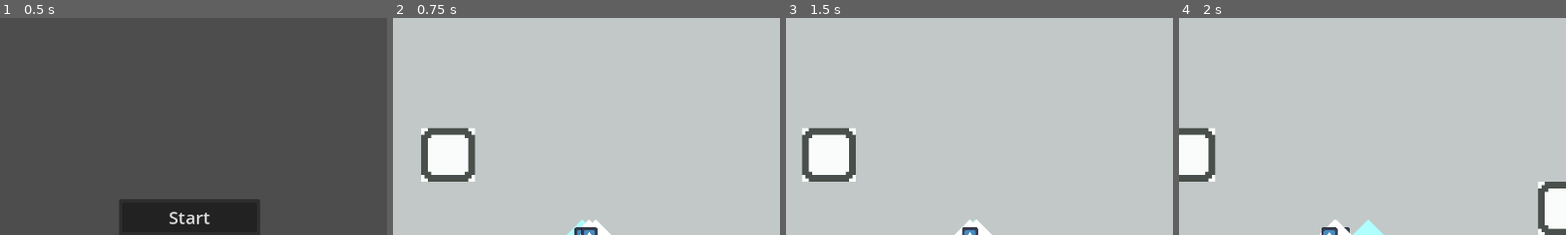
Above: before the commit, frames 1-4 (left to right).
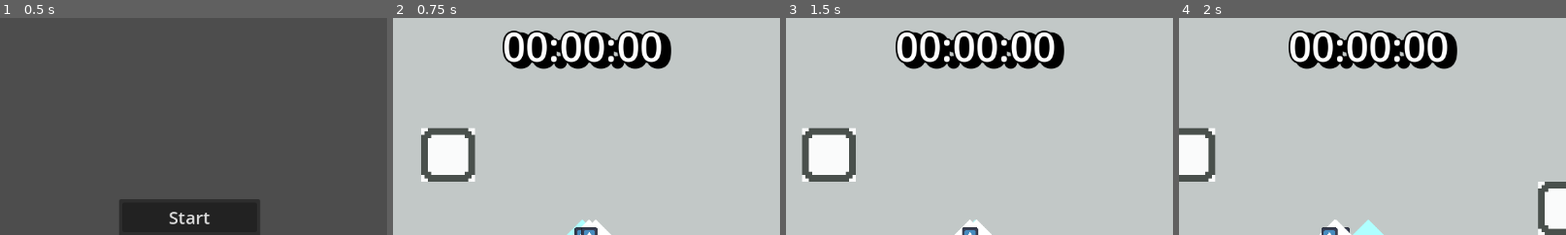
Above: after the commit, the same moments.

Repository: Hokome/GMTK-2024
Game: Godot game, scene res://ui/menu.tscn
Two runs of this game, one before a commit and one after it. Both use one fixed random seed, a clock stepped at 60 frames per second and the inputs below. The engine's default icon, where the game draws it, is replaced by a stand-in: a white triangle on a blue panel in a dark square.
Inputs:
- Up to frame 1 (0.5 s): no input
- Up to frame 2 (0.75 s): click "Start" at 0.5 s
- Up to frame 3 (1.5 s): tap Enter at 1.25 s; hold D (move_right) from 1.28 s (still down)
- Up to frame 4 (2 s): keep holding D (move_right)
The pictures show only the part of the screen within x 26-75%, y 0-50%; the shares and areas given below are measured in that part.

Frame 1 is identical in both runs. In frame 2, 6.7% of the frame differs, in the area x 28-72%, y 5-24%; in frame 3, 6.7%; in frame 4, 6.7%.

Commit message:
Game over

Diff:
--- a/scripts/game.gd
+++ b/scripts/game.gd
@@ -8,12 +8,19 @@
 		paused = val
 		Engine.time_scale = 0 if paused else 1
 
+var start_time := 0
+var started := false
+
 func start():
+	started = true
+	hud.visible = true
+
 	var level_scene := preload("res://scenes/test_level.tscn")
 	var level = level_scene.instantiate()
 	add_child(level)
 
 	spawn_player()
+	start_time = Time.get_unix_time_from_system()
 
 func spawn_player():
 	var player_scene := preload("res://scenes/player.tscn")
@@ -35,6 +42,13 @@
 	paused = true
 	menu.select_menu("game_over")
 
+func cleanup():
+	started = false
+	for c in get_children():
+		c.queue_free()
+	paused = false
+	hud.visible = false
+
 func _unhandled_input(event: InputEvent) -> void:
 	if event.is_echo(): return
 	if event.is_pressed():
--- /dev/null
+++ b/ui/game_over_menu.gd
@@ -0,0 +1,12 @@
+extends Control
+
+
+func _on_retry_pressed() -> void:
+	game.cleanup()
+	game.start.call_deferred()
+	game.menu.select_menu(null)
+
+
+func _on_back_pressed() -> void:
+	game.cleanup()
+	game.menu.select_menu("main")
--- /dev/null
+++ b/ui/game_over_menu.tscn
@@ -0,0 +1,46 @@
+[gd_scene load_steps=3 format=3 uid="uid://d1sp481g8ifss"]
+
+[ext_resource type="Theme" uid="uid://cabxqkghtkxtt" path="res://ui/main_theme.tres" id="1_w0i6h"]
+[ext_resource type="Script" path="res://ui/game_over_menu.gd" id="2_d2iru"]
+
+[node name="game_over" type="Panel"]
+anchors_preset = 15
+anchor_right = 1.0
+anchor_bottom = 1.0
+grow_horizontal = 2
+grow_vertical = 2
+theme = ExtResource("1_w0i6h")
+theme_type_variation = &"FullScreenPanel"
+script = ExtResource("2_d2iru")
+
+[node name="center_container" type="CenterContainer" parent="."]
+layout_mode = 1
+anchors_preset = 15
+anchor_right = 1.0
+anchor_bottom = 1.0
+grow_horizontal = 2
+grow_vertical = 2
+theme = ExtResource("1_w0i6h")
+
+[node name="v_box_container" type="VBoxContainer" parent="center_container"]
+layout_mode = 2
+theme = ExtResource("1_w0i6h")
+
+[node name="game_over_label" type="Label" parent="center_container/v_box_container"]
+layout_mode = 2
+theme = ExtResource("1_w0i6h")
+theme_type_variation = &"BigLabel"
+text = "Game Over"
+
+[node name="retry" type="Button" parent="center_container/v_box_container"]
+layout_mode = 2
+theme = ExtResource("1_w0i6h")
+text = "Retry"
+
+[node name="back" type="Button" parent="center_container/v_box_container"]
+layout_mode = 2
+theme = ExtResource("1_w0i6h")
+text = "Menu"
+
+[connection signal="pressed" from="center_container/v_box_container/retry" to="." method="_on_retry_pressed"]
+[connection signal="pressed" from="center_container/v_box_container/back" to="." method="_on_back_pressed"]
--- a/ui/hud.gd
+++ b/ui/hud.gd
@@ -1,2 +1,12 @@
 extends CanvasLayer
 class_name HUD
+
+@export var time_label: Label
+
+func _process(delta: float) -> void:
+	if !game.started: return
+	var elapsed_time := Time.get_ticks_usec() - game.start_time
+	elapsed_time /= 1000.0
+	elapsed_time = roundf(elapsed_time)
+
+	var time_dict := Time.get_datetime_dict_from_unix_time(elapsed_time)
--- a/ui/hud.tscn
+++ b/ui/hud.tscn
@@ -1,6 +1,21 @@
-[gd_scene load_steps=2 format=3 uid="uid://453m87ti7xku"]
+[gd_scene load_steps=3 format=3 uid="uid://453m87ti7xku"]
 
 [ext_resource type="Script" path="res://ui/hud.gd" id="1_hyujy"]
+[ext_resource type="Theme" uid="uid://cabxqkghtkxtt" path="res://ui/main_theme.tres" id="2_sldov"]
 
-[node name="hud" type="CanvasLayer"]
+[node name="hud" type="CanvasLayer" node_paths=PackedStringArray("time_label")]
+visible = false
 script = ExtResource("1_hyujy")
+time_label = NodePath("label")
+
+[node name="label" type="Label" parent="."]
+anchors_preset = 5
+anchor_left = 0.5
+anchor_right = 0.5
+offset_left = -20.0
+offset_right = 20.0
+offset_bottom = 23.0
+grow_horizontal = 2
+theme = ExtResource("2_sldov")
+theme_type_variation = &"BigLabel"
+text = "00:00:00"
--- a/ui/main_theme.tres
+++ b/ui/main_theme.tres
@@ -1,4 +1,9 @@
-[gd_resource type="Theme" load_steps=3 format=3 uid="uid://cabxqkghtkxtt"]
+[gd_resource type="Theme" load_steps=5 format=3 uid="uid://cabxqkghtkxtt"]
+
+[ext_resource type="Texture2D" uid="uid://ikyk6tb0bqk1" path="res://ui/pause_screen_bg.tres" id="1_5dgso"]
+
+[sub_resource type="StyleBoxTexture" id="StyleBoxTexture_pyv1b"]
+texture = ExtResource("1_5dgso")
 
 [sub_resource type="StyleBoxFlat" id="StyleBoxFlat_p20wd"]
 bg_color = Color(0.6, 0.18, 0.18, 1)
@@ -8,6 +13,10 @@
 
 [resource]
 default_font_size = 26
+BigLabel/base_type = &"Label"
+BigLabel/colors/font_shadow_color = Color(0, 0, 0, 1)
+BigLabel/constants/shadow_outline_size = 20
+BigLabel/font_sizes/font_size = 60
 BoxContainer/constants/separation = 10
 Label/colors/font_shadow_color = Color(0, 0, 0, 1)
 Label/constants/outline_size = 10
@@ -15,6 +24,8 @@
 Label/constants/shadow_offset_y = 5
 Label/constants/shadow_outline_size = 10
 Label/font_sizes/font_size = 50
+FullScreenPanel/base_type = &"Panel"
+FullScreenPanel/styles/panel = SubResource("StyleBoxTexture_pyv1b")
 HealthBar/base_type = &"ProgressBar"
 HealthBar/styles/background = SubResource("StyleBoxFlat_p20wd")
 HealthBar/styles/fill = SubResource("StyleBoxFlat_bh0ic")
--- a/ui/menu.tscn
+++ b/ui/menu.tscn
@@ -1,8 +1,9 @@
-[gd_scene load_steps=4 format=3 uid="uid://b77xytamp54p"]
+[gd_scene load_steps=5 format=3 uid="uid://b77xytamp54p"]
 
 [ext_resource type="Script" path="res://ui/menu_manager.gd" id="1_kvpfr"]
 [ext_resource type="PackedScene" uid="uid://borujsk6gckfo" path="res://ui/main_menu.tscn" id="1_uwpqo"]
 [ext_resource type="PackedScene" uid="uid://cfm2tg2ad6ft6" path="res://ui/pause_menu.tscn" id="3_658fm"]
+[ext_resource type="PackedScene" uid="uid://d1sp481g8ifss" path="res://ui/game_over_menu.tscn" id="4_7ehcl"]
 
 [node name="menu" type="CanvasLayer" node_paths=PackedStringArray("starting_menu")]
 script = ExtResource("1_kvpfr")
@@ -12,3 +13,6 @@
 
 [node name="pause" parent="." instance=ExtResource("3_658fm")]
 visible = false
+
+[node name="game_over" parent="." instance=ExtResource("4_7ehcl")]
+visible = false
--- a/ui/pause_menu.tscn
+++ b/ui/pause_menu.tscn
@@ -1,11 +1,7 @@
-[gd_scene load_steps=5 format=3 uid="uid://cfm2tg2ad6ft6"]
+[gd_scene load_steps=3 format=3 uid="uid://cfm2tg2ad6ft6"]
 
-[ext_resource type="Texture2D" uid="uid://ikyk6tb0bqk1" path="res://ui/pause_screen_bg.tres" id="1_asjr3"]
 [ext_resource type="Script" path="res://ui/pause_menu.gd" id="1_rtprx"]
 [ext_resource type="Theme" uid="uid://cabxqkghtkxtt" path="res://ui/main_theme.tres" id="3_2ux82"]
-
-[sub_resource type="StyleBoxTexture" id="StyleBoxTexture_qs5ky"]
-texture = ExtResource("1_asjr3")
 
 [node name="pause" type="Panel"]
 anchors_preset = 15
@@ -13,7 +9,8 @@
 anchor_bottom = 1.0
 grow_horizontal = 2
 grow_vertical = 2
-theme_override_styles/panel = SubResource("StyleBoxTexture_qs5ky")
+theme = ExtResource("3_2ux82")
+theme_type_variation = &"FullScreenPanel"
 script = ExtResource("1_rtprx")
 
 [node name="center_container" type="CenterContainer" parent="."]
@@ -35,6 +32,7 @@
 process_mode = 2
 layout_mode = 2
 theme = ExtResource("3_2ux82")
+theme_type_variation = &"BigLabel"
 text = "Paused"
 horizontal_alignment = 1
 vertical_alignment = 1
